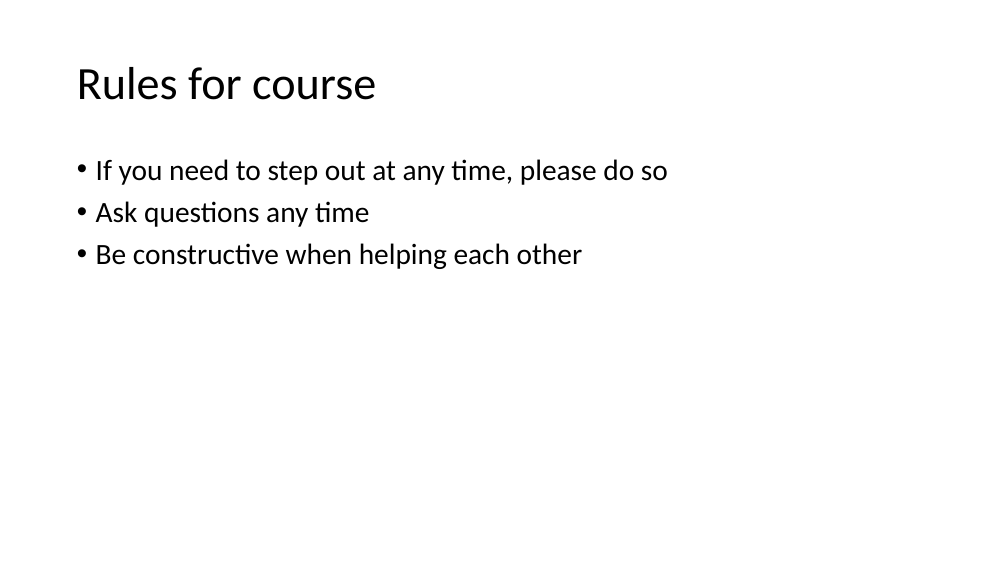
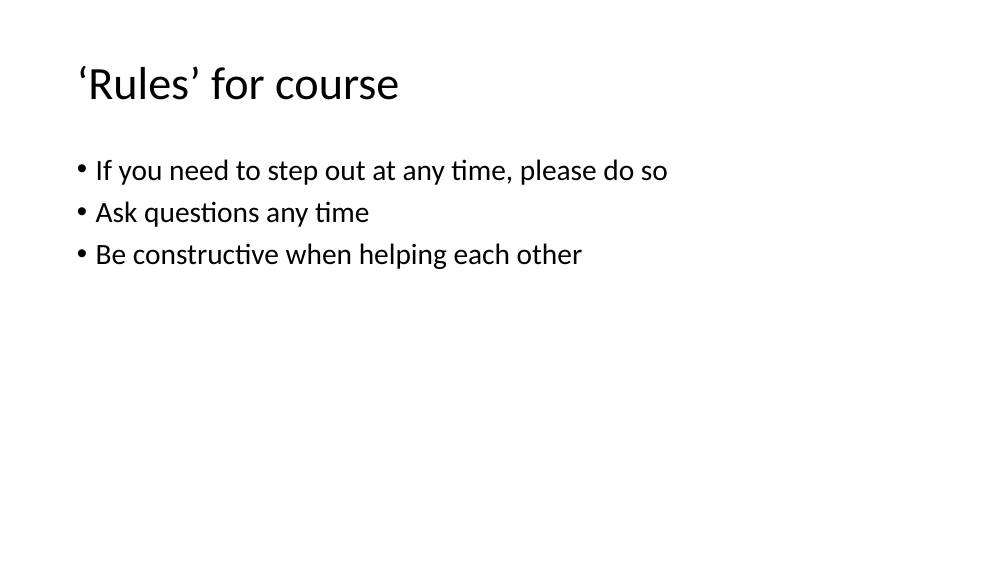
Before and after one commit to DoriMG/SN_python_course, a slide deck: slide 7 of Jan 2020/lectures/0_introduction.pptx (slide 6 before the commit). Drawn at 1008x567 pixels with LibreOffice and Linux fonts; fonts in the diff are those of the drawing. Boxes give left, top, right and bottom in pixels: in the first picture for what was removed or moved away, otherwise in the second. Text is boxed around its words. In the diff, an @@ line names an element or a change of style, - is before the commit and + after.

```diff
--- a/Jan 2020/lectures/0_introduction.pptx
+++ b/Jan 2020/lectures/0_introduction.pptx
@@ title at [77, 66, 399, 100]: text changed @@
-Rules for course
+‘Rules’ for course
```
Also in this commit, not shown: 1 slide added, 4 other files.
